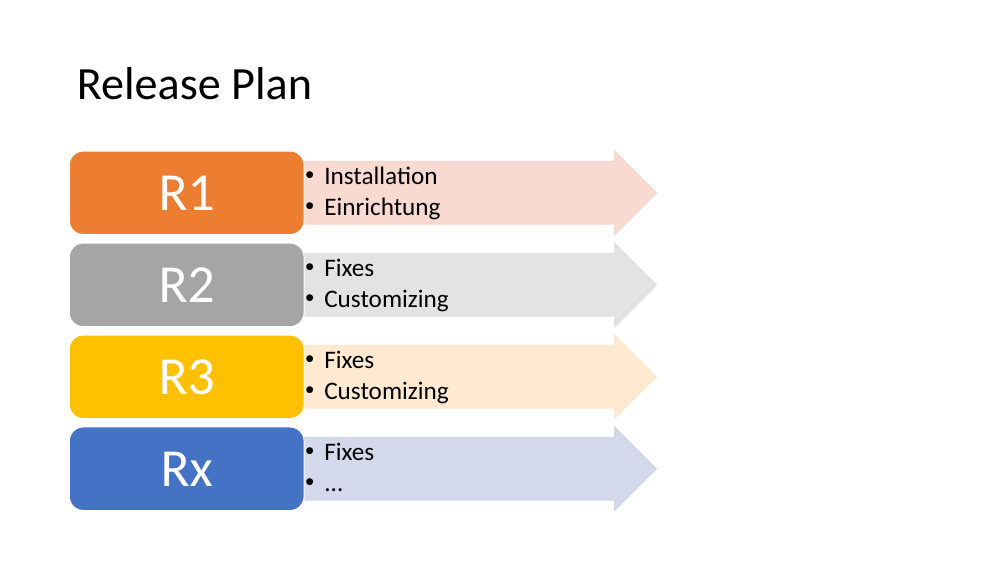
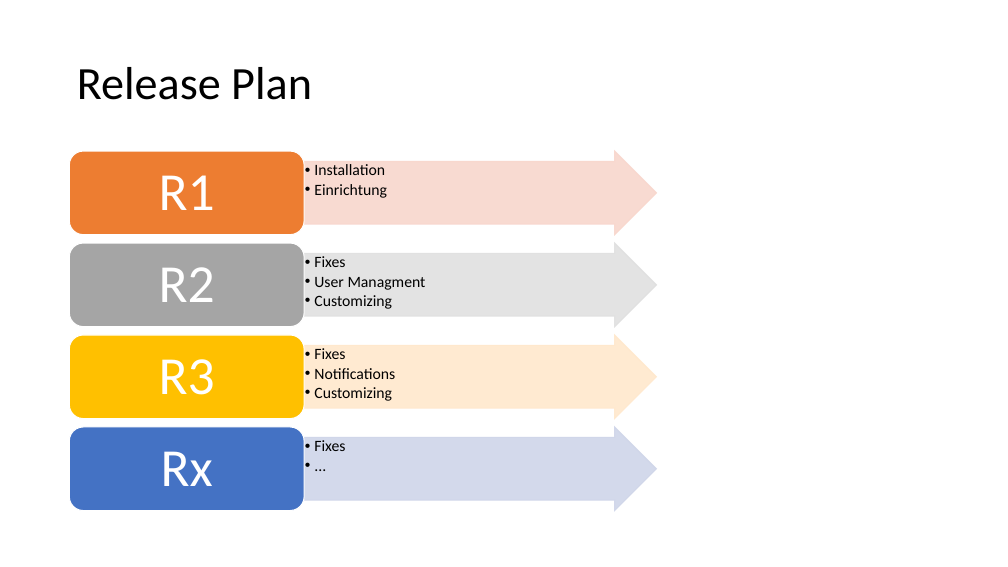
Before and after one commit to mbarmettler/WhoLends, a slide deck: slide 2 of Setup.pptx. Drawn at 1008x567 pixels with LibreOffice and Linux fonts; fonts in the diff are those of the drawing. Boxes give left, top, right and bottom in pixels: in the first picture for what was removed or moved away, otherwise in the second. Text is boxed around its words. In the diff, an @@ line names an element or a change of style, - is before the commit and + after.

Commit message:
updated presentations

```diff
--- a/Setup.pptx
+++ b/Setup.pptx
@@ text "Installation" at box(314, 164, 387, 198): size 24 to 15 pt; indent changed; less space between paragraphs @@
@@ text at box(314, 256, 392, 309): size 24 to 15 pt in "Fixes", "Customizing"; indent changed; less space between paragraphs @@
@@ text at box(314, 277, 426, 290): paragraph added @@
+  •• User Managment
@@ text at box(314, 348, 392, 401): size 24 to 15 pt in "Fixes", "Customizing"; indent changed; less space between paragraphs @@
@@ text at box(314, 368, 395, 379): paragraph added @@
+  •• Notifications
@@ text "Fixes" at box(314, 440, 345, 451): size 24 to 15 pt; indent changed; less space between paragraphs @@
```
Also in this commit, not shown: 1 other slide changed, 1 other file.
